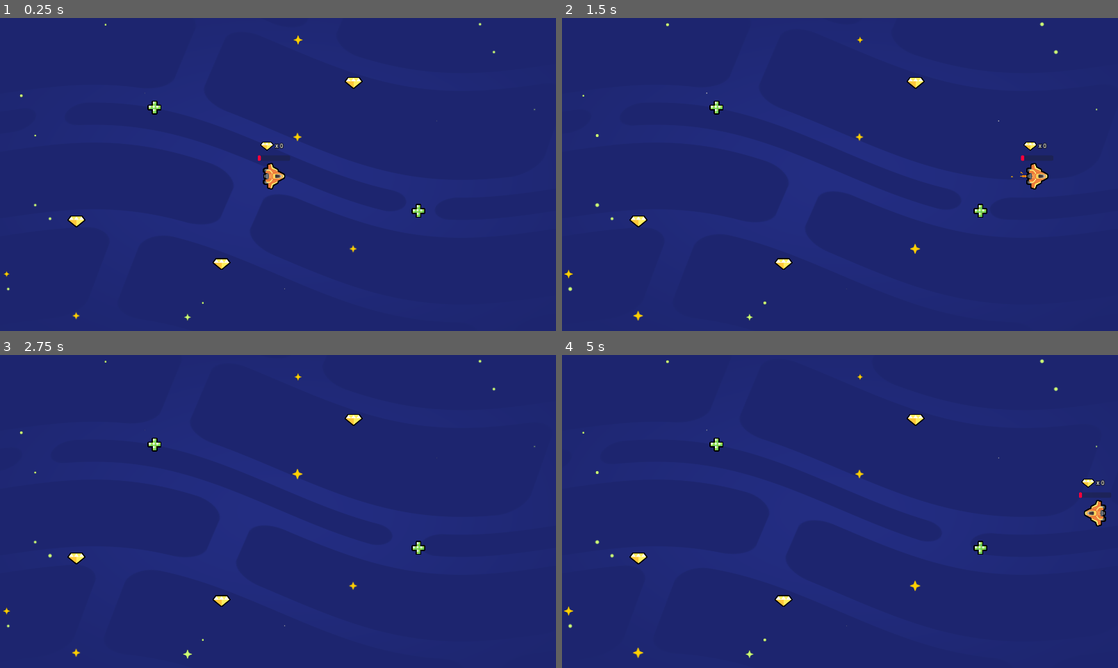
Above: before the commit, frames 1-4 (two rows, left to right).
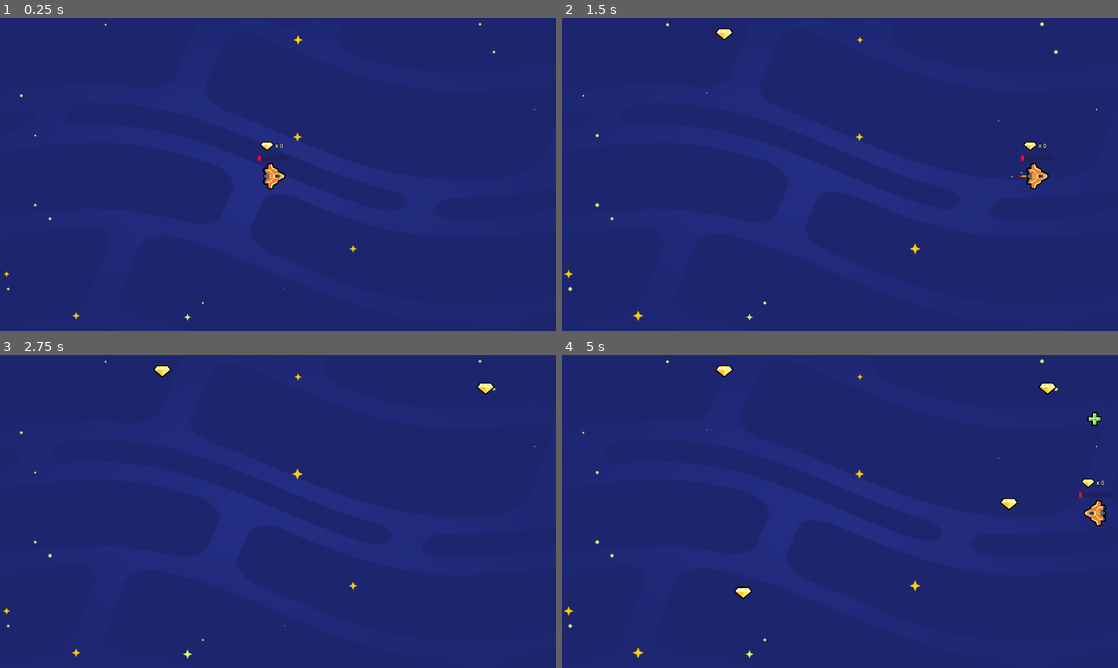
Above: after the commit, the same moments.

Repository: jonathanngkh/gdquest-jon
Game: Godot game, scene res://lessons/space_level.tscn
The game is run twice, just before and just after one commit, with the same random seed, the same clock (stepped at 60 frames per second) and the same inputs.
Inputs (mouse positions are in pixels of both pictures, inside the frame that each line leads up to):
- Up to frame 1 (0.25 s): no input
- Up to frame 2 (1.5 s): tap Enter at 0.5 s; move the mouse to (962, 158) at 0.52 s; press the mouse at (962, 158) at 0.53 s; hold D (move_right) 0.53-1.25 s; tap Space at 0.77 s; release the mouse at (962, 158) at 1.25 s; drag from (728, 190) to (984, 177) at 1.27 s
- Up to frame 3 (2.75 s): move the mouse to (333, 442) at 2.02 s; hold D (move_right) from 2.03 s (still down); tap Z at 2.1 s
- Up to frame 4 (5 s): release D (move_right) at 2.75 s; drag from (812, 574) to (979, 549) at 2.77 s; tap Space at 3.5, 3.77 s; move the mouse to (1006, 558) at 3.52 s; hold A (move_left) 3.53-4.25 s; hold Right mouse button (right_click) 3.53-4.25 s; drag from (673, 464) to (639, 558) at 4.27 s

The runs differ from the first frame. In frame 1, 0.4% of the frame differs, in the area x 12-77%, y 18-81%; in frame 2, 0.5%; in frame 3, 0.6%; in frame 4, 0.8%, in the area x 12-97%, y 3-81%.

Commit message:
L7P1, random item spawner, array pick random, timer.autostart, item_instance.tree_exited, get_viewport_rect().size, randf_range(0, viewport_size.x)

Diff:
--- a/M05.loot_it_all_workbook/lessons/item.gd
+++ b/M05.loot_it_all_workbook/lessons/item.gd
@@ -1,10 +1,8 @@
 extends Area2D
-
 
 # Called when the node enters the scene tree for the first time.
 func _ready() -> void:
 	area_entered.connect(_on_area_entered)
-
 
 # Called every frame. 'delta' is the elapsed time since the previous frame.
 func _process(delta: float) -> void:
--- /dev/null
+++ b/M05.loot_it_all_workbook/lessons/random_item_spawner.gd
@@ -0,0 +1,40 @@
+extends Node2D
+
+@onready var timer: Timer = $Timer
+
+var gem_scene := preload("res://lessons/gem.tscn")
+var health_pack_scene := preload("res://lessons/health_pack.tscn")
+var item_count := 0
+
+var item_scenes := [
+	gem_scene,
+	health_pack_scene
+]
+
+# Called when the node enters the scene tree for the first time.
+func _ready() -> void:
+	timer.autostart = true
+	timer.start()
+	timer.timeout.connect(_on_timer_timeout)
+
+
+# Called every frame. 'delta' is the elapsed time since the previous frame.
+func _process(delta: float) -> void:
+	pass
+
+
+func _on_timer_timeout() -> void:
+	if item_count < 6:
+		var viewport_size := get_viewport_rect().size
+		var random_position := Vector2.ZERO
+		random_position.x = randf_range(0, viewport_size.x)
+		random_position.y = randf_range(0, viewport_size.y)
+		var random_item_scene: PackedScene = item_scenes.pick_random()
+		var item_instance := random_item_scene.instantiate()
+		item_instance.tree_exited.connect(_on_item_tree_exited)
+		item_instance.position = random_position
+		add_child(item_instance)
+		item_count += 1
+
+func _on_item_tree_exited():
+	item_count -= 1
--- /dev/null
+++ b/M05.loot_it_all_workbook/lessons/random_item_spawner.tscn
@@ -0,0 +1,8 @@
+[gd_scene load_steps=2 format=3 uid="uid://36ocvuw4kad0"]
+
+[ext_resource type="Script" path="res://lessons/random_item_spawner.gd" id="1_kmq81"]
+
+[node name="RandomItemSpawner" type="Node2D"]
+script = ExtResource("1_kmq81")
+
+[node name="Timer" type="Timer" parent="."]
--- a/M05.loot_it_all_workbook/lessons/space_level.tscn
+++ b/M05.loot_it_all_workbook/lessons/space_level.tscn
@@ -1,9 +1,8 @@
-[gd_scene load_steps=5 format=3 uid="uid://btkjymc78ap8d"]
+[gd_scene load_steps=4 format=3 uid="uid://btkjymc78ap8d"]
 
 [ext_resource type="PackedScene" uid="uid://dmv50krf4bo5r" path="res://lessons/ship.tscn" id="2_2j1u5"]
-[ext_resource type="PackedScene" uid="uid://b1xvlrrvvwkn7" path="res://lessons/health_pack.tscn" id="3_d7jaf"]
+[ext_resource type="PackedScene" uid="uid://36ocvuw4kad0" path="res://lessons/random_item_spawner.tscn" id="3_2bcuq"]
 [ext_resource type="PackedScene" uid="uid://bxfevggvxo634" path="res://assets/background/space_background.tscn" id="3_e6xy1"]
-[ext_resource type="PackedScene" uid="uid://n42ot7688wdh" path="res://lessons/gem.tscn" id="4_4dlt2"]
 
 [node name="Level" type="Node2D"]
 
@@ -12,17 +11,4 @@
 
 [node name="SpaceBackground" parent="." instance=ExtResource("3_e6xy1")]
 
-[node name="HealthPack" parent="." instance=ExtResource("3_d7jaf")]
-position = Vector2(534, 309)
-
-[node name="HealthPack2" parent="." instance=ExtResource("3_d7jaf")]
-position = Vector2(1445, 666)
-
-[node name="Gem" parent="." instance=ExtResource("4_4dlt2")]
-position = Vector2(1221, 224)
-
-[node name="Gem2" parent="." instance=ExtResource("4_4dlt2")]
-position = Vector2(264, 702)
-
-[node name="Gem3" parent="." instance=ExtResource("4_4dlt2")]
-position = Vector2(765, 849)
+[node name="RandomItemSpawner" parent="." instance=ExtResource("3_2bcuq")]
--- a/M05.loot_it_all_workbook/practices/L7.P1.spawn_random_items/random_collectible_placer.gd
+++ b/M05.loot_it_all_workbook/practices/L7.P1.spawn_random_items/random_collectible_placer.gd
@@ -1,6 +1,8 @@
 extends Node2D
 
 var collectible_scenes := [
+	preload("res://practices/L7.P1.spawn_random_items/coin.tscn"),
+	preload("res://practices/L7.P1.spawn_random_items/energy_pack.tscn")
 ]
 
 
@@ -9,4 +11,11 @@
 
 
 func _on_timer_timeout() -> void:
-	pass
+	var random_item_scene:PackedScene =  collectible_scenes.pick_random()
+	var item_instance = random_item_scene.instantiate()
+	var viewport_size = get_viewport_rect().size
+	#var random_position = Vector2.ZERO
+	#random_position.x = randf_range(0, viewport_size.x)
+	#random_position.y = randf_range(0, viewport_size.y)
+	#item_instance.position = random_position
+	add_child(item_instance)
--- a/M05.loot_it_all_workbook/practices/L7.P1.spawn_random_items/spawn_random_items.tscn
+++ b/M05.loot_it_all_workbook/practices/L7.P1.spawn_random_items/spawn_random_items.tscn
@@ -1,13 +1,11 @@
-[gd_scene load_steps=3 format=3]
+[gd_scene load_steps=2 format=3 uid="uid://dyuyrxbs50h61"]
 
 [ext_resource type="PackedScene" path="res://practices/L7.P1.spawn_random_items/random_collectible_placer.tscn" id="1_v614n"]
-[ext_resource type="Script" path="res://practices/L7.P1.spawn_random_items/random_collectible_placer.gd" id="2_wvtf4"]
 
 [node name="SpawnRandomItems" type="Node2D"]
 
-[node name="RandomCollectiblePlacer" type="Node2D" parent="." instance=ExtResource("1_v614n")]
+[node name="RandomCollectiblePlacer" parent="." instance=ExtResource("1_v614n")]
 position = Vector2(960, 540)
-script = ExtResource("2_wvtf4")
 
 [node name="ExtraVisuals" type="Node" parent="."]
 
@@ -25,3 +23,6 @@
 grow_horizontal = 2
 grow_vertical = 2
 color = Color(0.219608, 0.317647, 0.776471, 1)
+
+[node name="Timer" type="Timer" parent="."]
+autostart = true
Not shown, changed: .DS_Store
